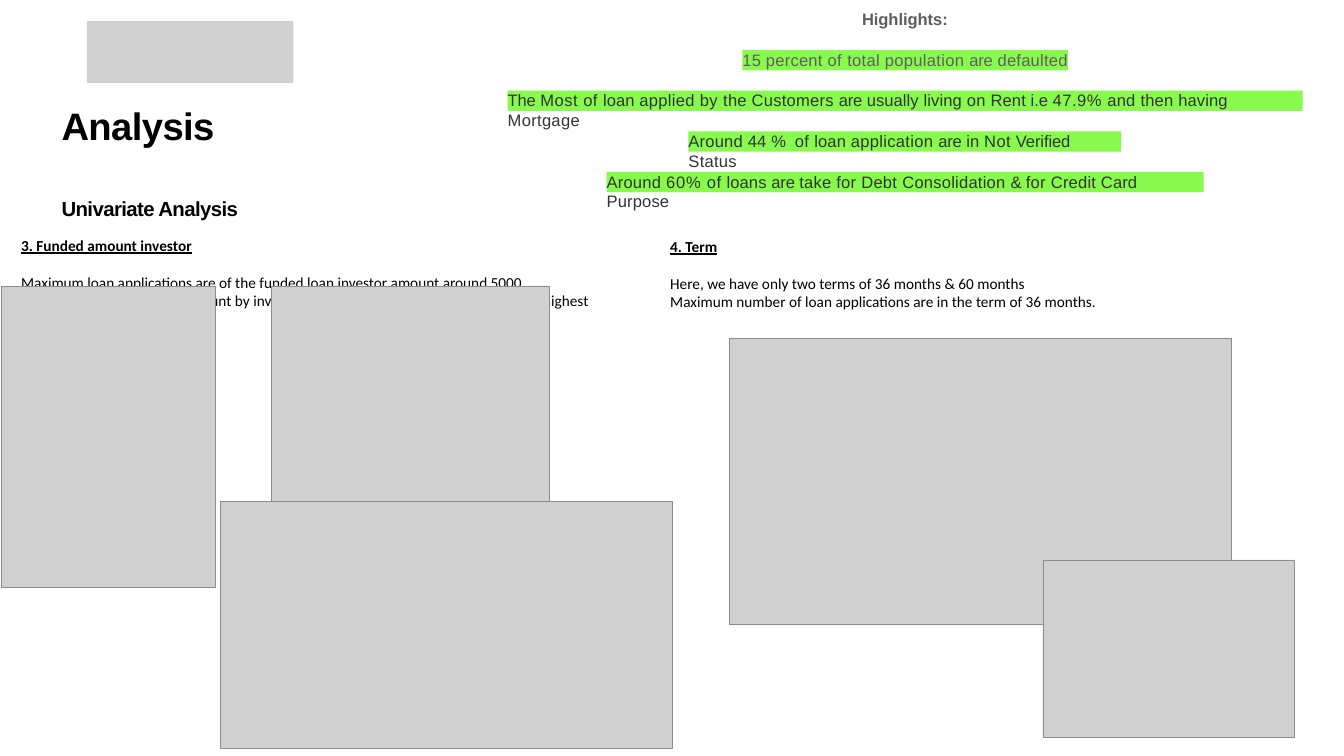
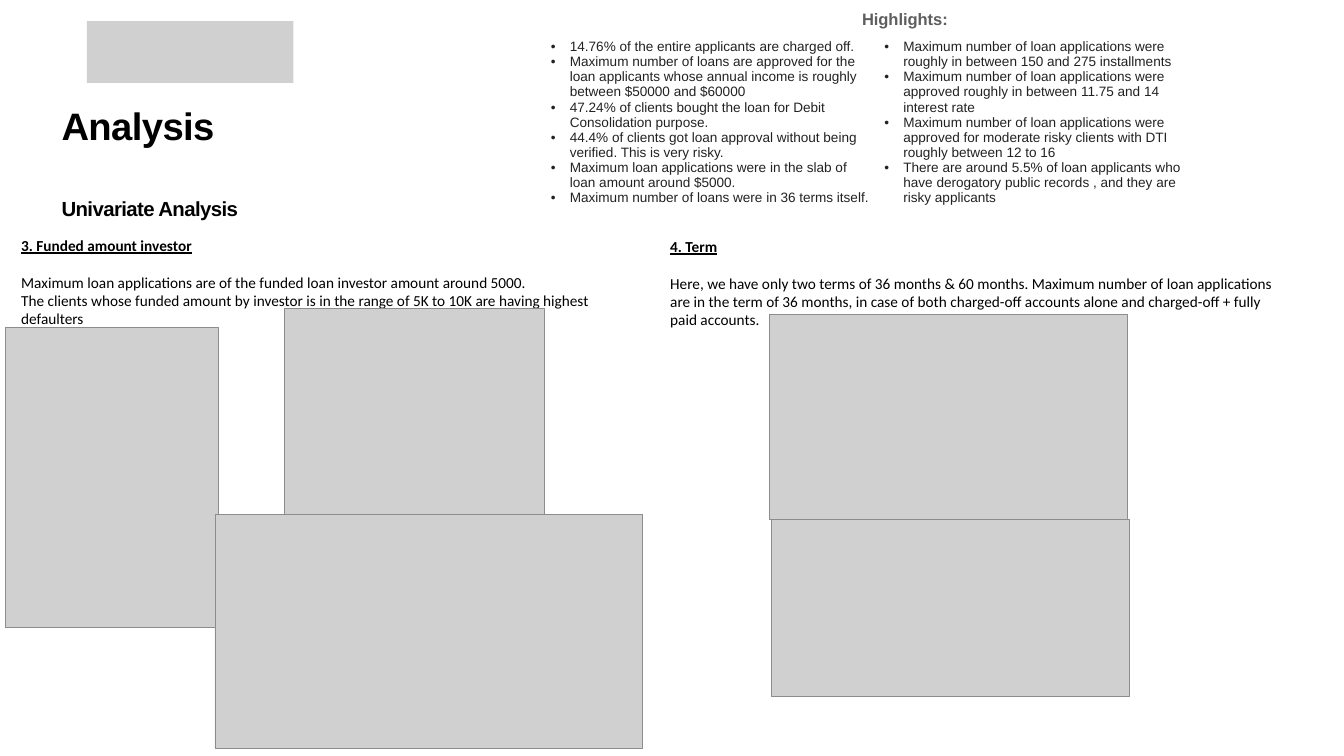
Before and after one commit to sreegithub19/upgrad, a slide deck: slide 7 of 2_Course_continuation/1_Statistics_essentials/2_Lending_club_case_study/LendingClubCaseStudy.pptx. Drawn at 1344x756 pixels with LibreOffice and Linux fonts; fonts in the diff are those of the drawing; grey boxes stand for pictures. Boxes give left, top, right and bottom in pixels: in the first picture for what was removed or moved away, otherwise in the second. Text is boxed around its words. In the diff, an @@ line names an element or a change of style, - is before the commit and + after.

```diff
--- a/2_Course_continuation/1_Statistics_essentials/2_Lending_club_case_study/LendingClubCaseStudy.pptx
+++ b/2_Course_continuation/1_Statistics_essentials/2_Lending_club_case_study/LendingClubCaseStudy.pptx
@@ table added at (x1=545, y1=37, x2=1212, y2=222), 1 rows, 2 columns @@
+14.76% of the entire applicants are charged off. / Maximum number of loans are approved for the loan applicants whose annual income is roughly between $50000 and $60000 / 47.24% of clients bought the loan for Debit Consolidation purpose. / 44.4% of clients got loan approval without being verified. This is very risky. / Maximum loan applications were in the slab of loan amount around $5000. / Maximum number of loans were in 36 terms itself. | Maximum number of loan applications were roughly in between 150 and 275 installments / Maximum number of loan applications were approved roughly in between 11.75 and 14 interest rate / Maximum number of loan applications were approved for moderate risky clients with DTI roughly between 12 to 16 / There are around 5.5% of loan applicants who have derogatory public records , and they are risky applicants
@@ rectangle removed at (x1=743, y1=50, x2=1068, y2=70) @@
-15 percent of total population are defaulted
@@ rectangle removed at (x1=508, y1=90, x2=1303, y2=111) @@
-The Most of loan applied by the Customers are usually living on Rent i.e 47.9% and then having Mortgage
@@ rectangle removed at (x1=688, y1=131, x2=1121, y2=152) @@
-Around 44 % of loan application are in Not Verified Status
@@ rectangle removed at (x1=606, y1=172, x2=1203, y2=192) @@
-Around 60% of loans are take for Debt Consolidation & for Credit Card Purpose
@@ text at (x1=670, y1=278, x2=1271, y2=328): text changed @@
-Here, we have only two terms of 36 months & 60 months
-Maximum number of loan applications are in the term of 36 months.
+Here, we have only two terms of 36 months & 60 months. Maximum number of loan applications are in the term of 36 months, in case of both charged-off accounts alone and charged-off + fully paid accounts.
@@ picture moved from (x1=2, y1=287, x2=215, y2=587) to (x1=6, y1=328, x2=219, y2=628) @@
@@ picture resized from (x1=271, y1=286, x2=549, y2=505) to (x1=284, y1=309, x2=545, y2=515) @@
@@ picture resized from (x1=729, y1=338, x2=1231, y2=625) to (x1=769, y1=314, x2=1127, y2=519) @@
@@ picture resized from (x1=221, y1=501, x2=672, y2=748) to (x1=215, y1=514, x2=643, y2=748) @@
@@ picture resized from (x1=1043, y1=560, x2=1294, y2=737) to (x1=771, y1=519, x2=1129, y2=696) @@
```
Also in this commit, not shown: 11 other slides changed, 3 slides added, 5 slides removed.
